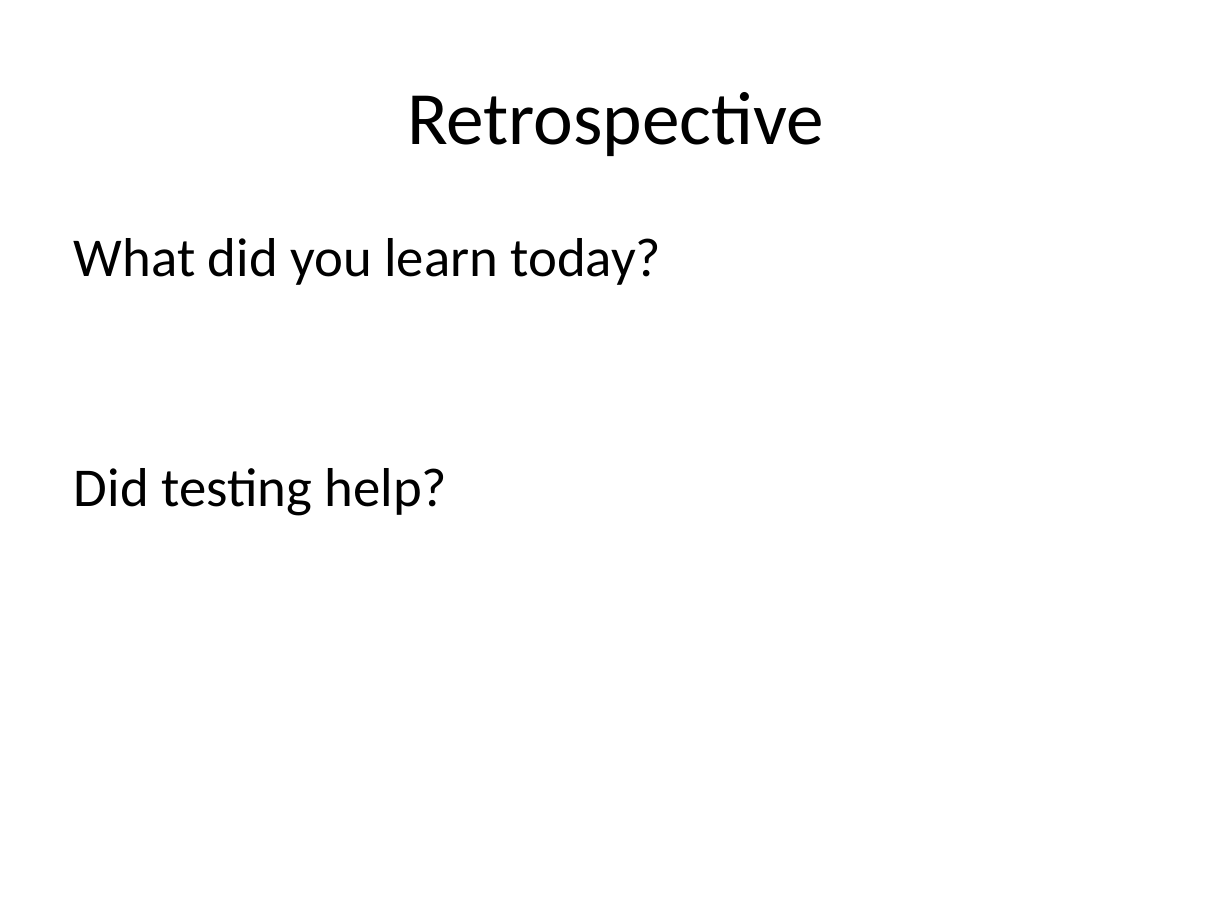
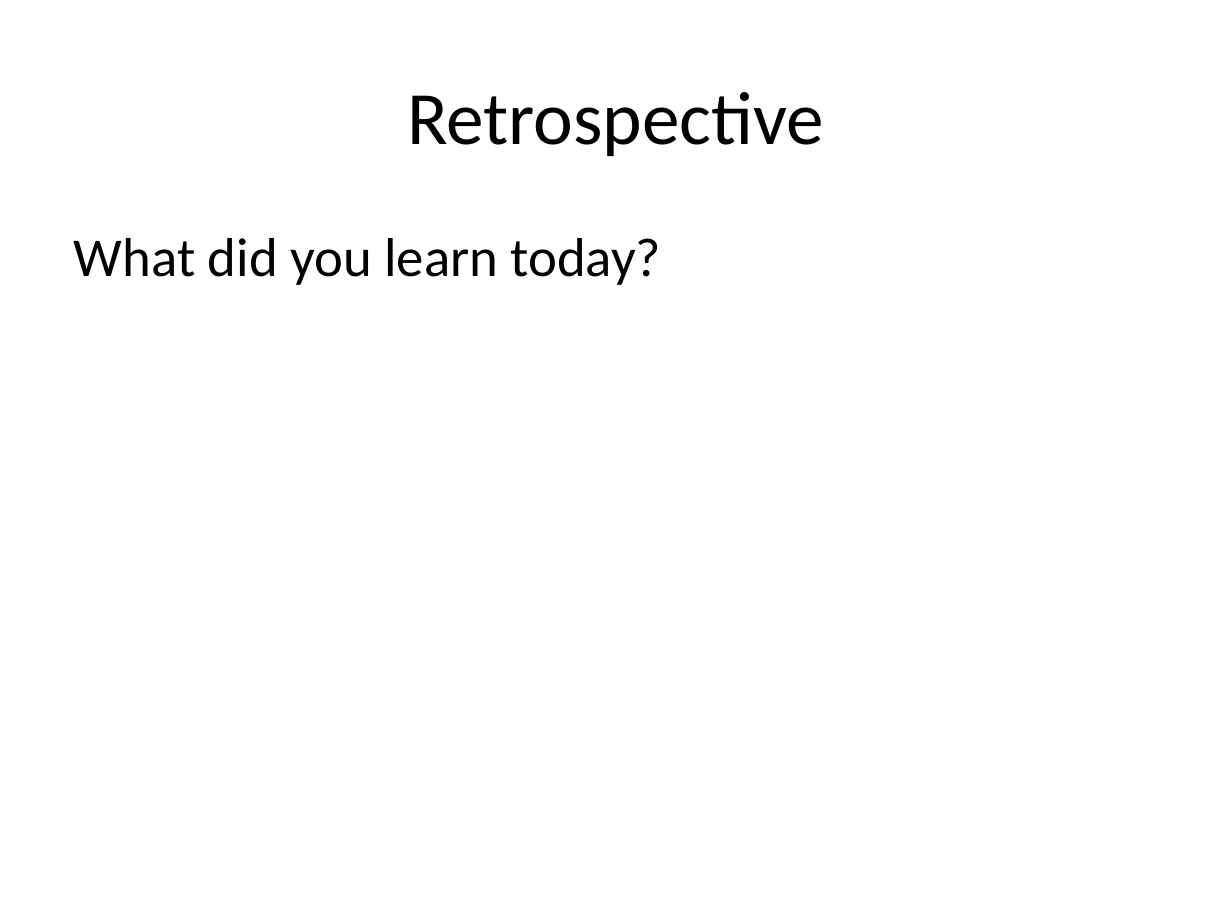
Before and after one commit to LosAlamosCodingDojo/minesweeper-kata, a slide deck: slide 15 of dojo3.pptx (slide 12 before the commit). Drawn at 1232x924 pixels with LibreOffice and Linux fonts; fonts in the diff are those of the drawing. Boxes give left, top, right and bottom in pixels: in the first picture for what was removed or moved away, otherwise in the second. Text is boxed around its words. In the diff, an @@ line names an element or a change of style, - is before the commit and + after.

```diff
--- a/dojo3.pptx
+++ b/dojo3.pptx
@@ text at (74, 468, 448, 516): paragraph removed @@
-Did testing help?
```
Also in this commit, not shown: 5 other slides changed, 4 slides added, 1 slide removed.
